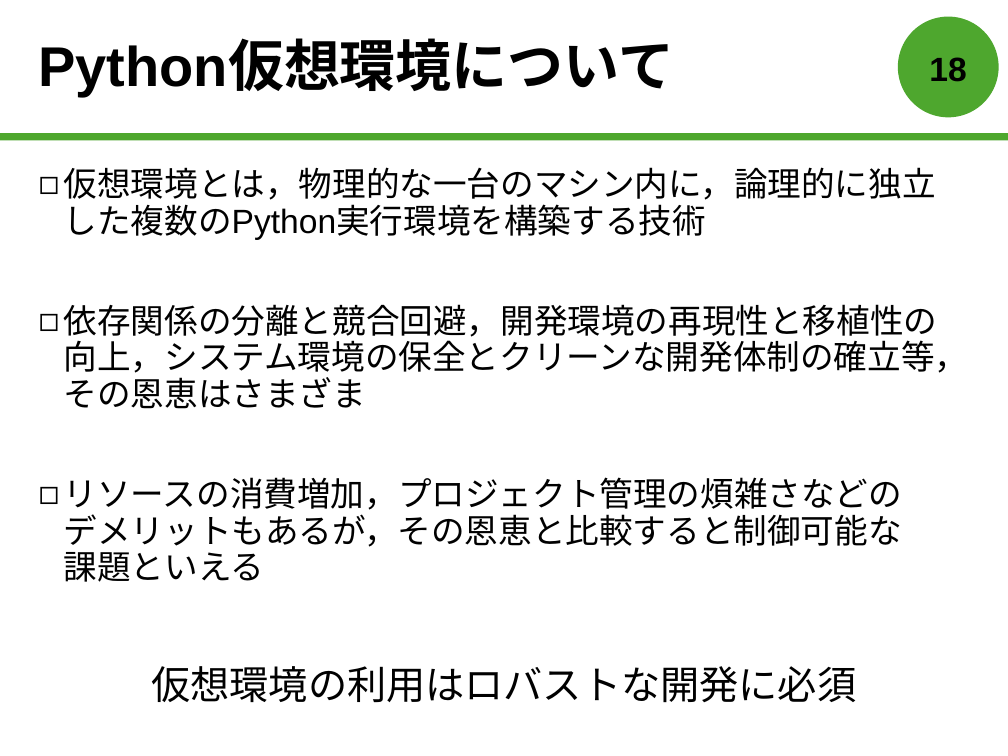
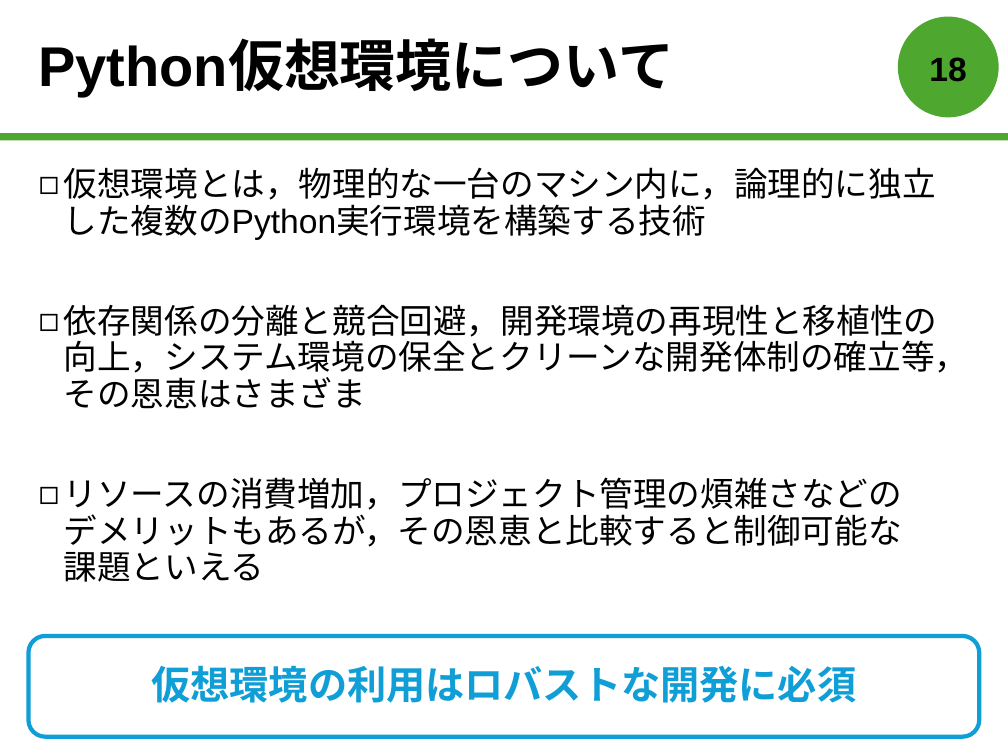
Before and after one commit to forest-book/MatlabLOSFormation, a slide deck: slide 19 of 森本皓斗.pptx. Drawn at 1008x756 pixels with LibreOffice and Linux fonts; fonts in the diff are those of the drawing. Boxes give left, top, right and bottom in pixels: in the first picture for what was removed or moved away, otherwise in the second. Text is boxed around its words. In the diff, an @@ line names an element or a change of style, - is before the commit and + after.

```diff
--- a/森本皓斗.pptx
+++ b/森本皓斗.pptx
@@ text "仮想環境の利用はロバストな開発に必須" at (152,665,857,703): text colour #000000 to #0F9ED5, bold on @@
@@ rounded rectangle added at (28,636,979,737), outline #0F9ED5 3 pt @@
```
Also in this commit, not shown: 1 other slide changed, 1 slide added.
